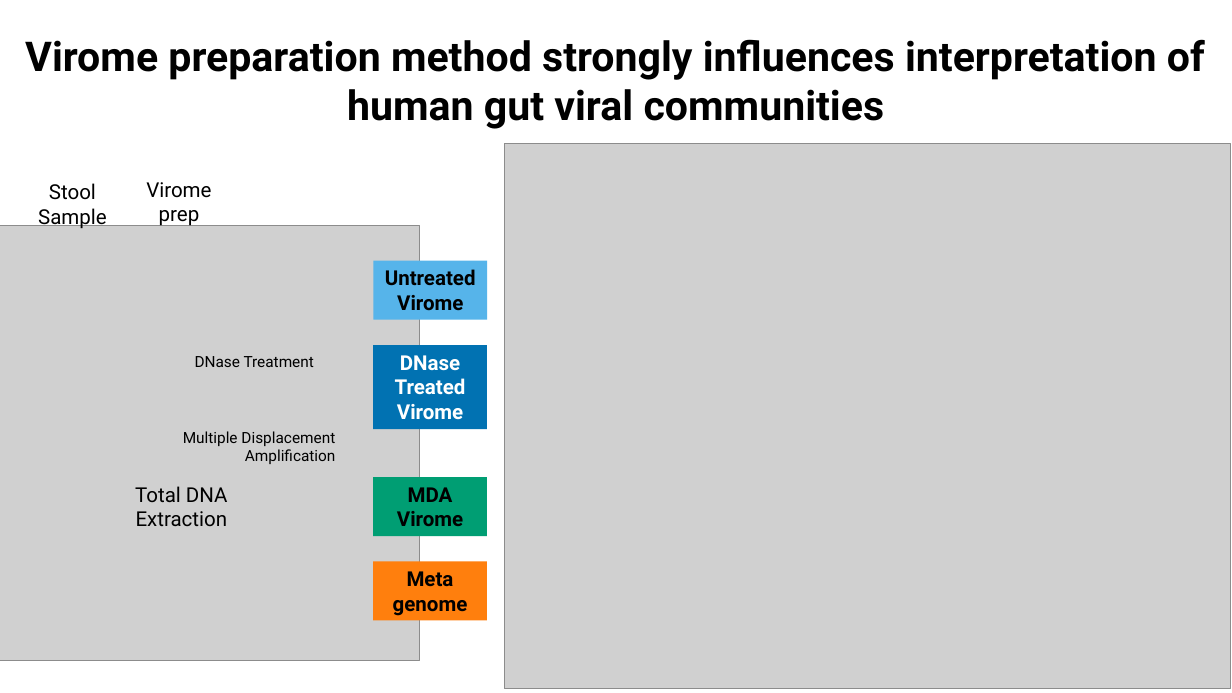
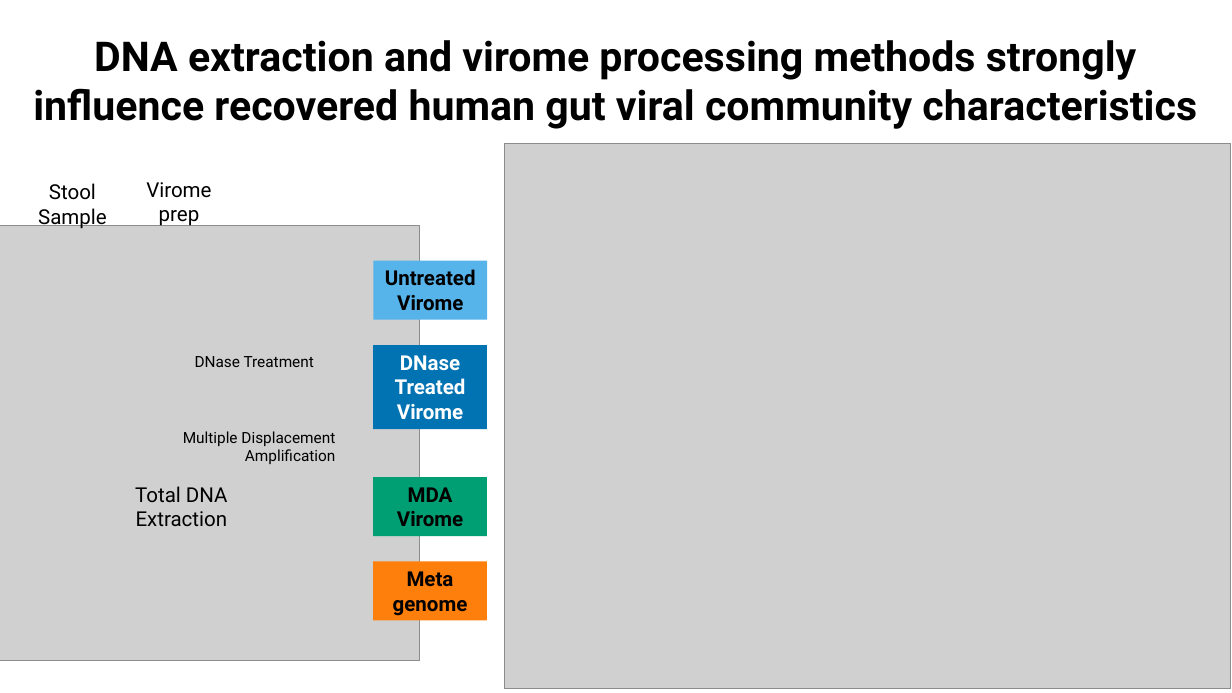
Before and after one commit to LSHillary/FecalViromeOptimisation, a slide deck: slide 1 of figures/GraphicalAbstract_v2.pptx. Drawn at 1232x693 pixels with LibreOffice and Linux fonts; fonts in the diff are those of the drawing; grey boxes stand for pictures. Boxes give left, top, right and bottom in pixels: in the first picture for what was removed or moved away, otherwise in the second. Text is boxed around its words. In the diff, an @@ line names an element or a change of style, - is before the commit and + after.

```diff
--- a/figures/GraphicalAbstract_v2.pptx
+++ b/figures/GraphicalAbstract_v2.pptx
@@ text at box(33, 40, 1197, 129): text changed @@
-Virome preparation method strongly influences interpretation of human gut viral communities
+DNA extraction and virome processing methods strongly influence recovered human gut viral community characteristics
```
Also in this commit, not shown: 7 other files.
